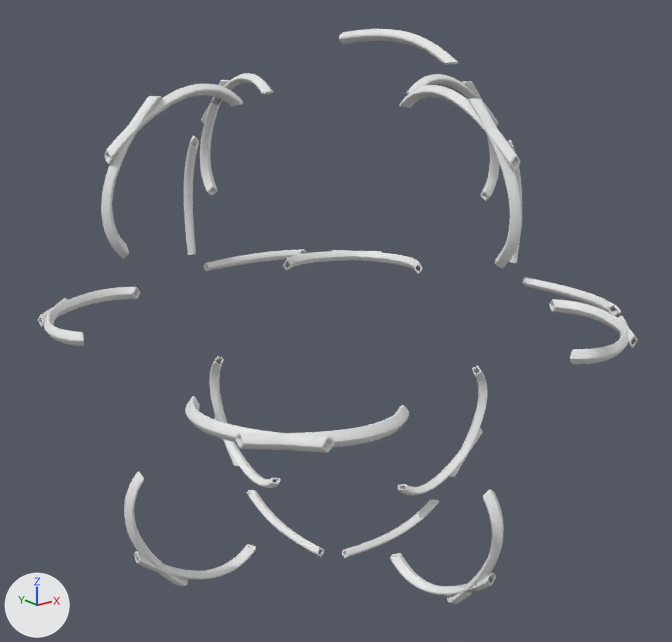
The Blender file 4th 4dmc.BaseGeometry.+ExtraSide.Curves.Handles (1).blend as it was, and as the next commit left it.
Rendered twice from a 50 mm lens placed at (-0.285, -0.36, 0.144), pointed at (0.011, 0.009, -0.004). Lighting does not change. The marker at lower left points along +X, +Y and +Z.

Objects in the first picture: 'F.E.Curve.Corner.SimCon', 'F.E.Curve.Edge.InO.SimCon'.
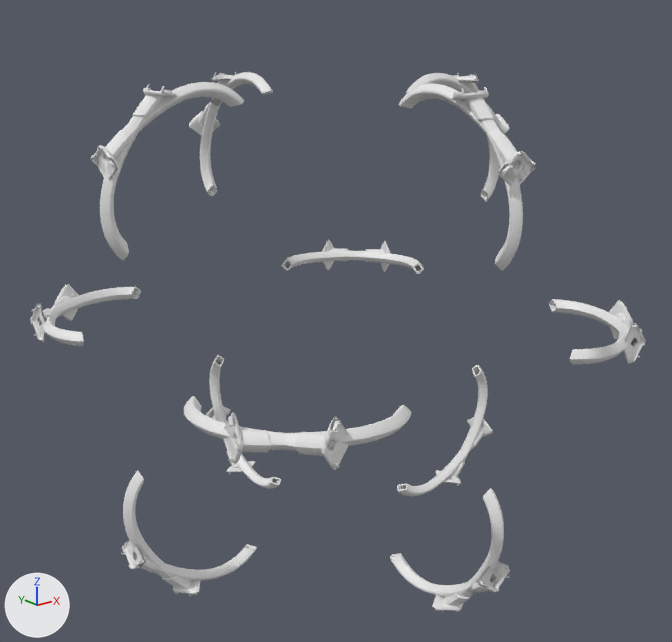
Commit message: making corner curve wider

Boxes [x1, y1, x2, y2] around the edits, measured in the pictures (672 x 642 px):
'F.E.Curve.Corner.SimCon', reshaped
    before: [38, 73, 638, 604]
    after: [38, 72, 637, 597]
'F.E.Cubie.Corner.InO.Frag.UDSpike.1/6.Round.Pazz.Dn.SimCon', shown
    after: [30, 72, 646, 613]
'F.E.Curve.Edge.InO.SimCon', hidden
    before: [184, 29, 621, 558]

The change, as a list of edits to the scene's bpy script:
```text
Change me_cube_017:
    used by ob_f_e_curve_corner_simcon; location = (0.0, 0.0, 0.0)
    remove me_cube_017.from_pydata(...)  # 474 vertices, 452 faces, 2 loose edges; spans x 0.0905..0.1213, y 0.0501..0.117, z -0.0036..0.0
    add me_cube_017.from_pydata(...)  # 480 vertices, 478 faces; spans x 0.0897..0.122, y 0.0493..0.117, z -0.0036..0.0005
    me_cube_017 part 1: 1 vertex moved within x 0.1021, y 0.1068, z -0.0032; 472 vertices removed from x 0.0905..0.1213, y 0.0501..0.117, z -0.0036..0.0; 478 vertices added at x 0.0897..0.122, y 0.0493..0.117, z -0.0036..0.0005
Change me_cube_022:
    where me_cube_022.from_pydata(...)  # 342 vertices, 385 faces; spans x 0.083..0.1043, y 0.0743..0.0851, z 0.0771..0.091
    used by ob_f_e_cubie_corner_ino_frag_udspike_1_6_round_pazz_dn_simcon; location = (0.0, 0.0, 0.0)
    me_cube_022 part 2: the whole mesh is turned -45 degrees about the x axis through the mesh origin
Change me_cube_038:
    where me_cube_038.from_pydata(...)  # 121 vertices, 99 faces, 2 loose edges; spans x 0.0093..0.0836, y 0.1297..0.1439, z 0.0..0.0031
    used by ob_f_e_curve_edge_ino_simcon; location = (0.0, 0.0, 0.0)
    me_cube_038 part 3: the whole mesh is multiplied about the mesh origin by the matrix ((0.0, 0.707, 0.707), (1.0, 0.0, 0.0), (0.0, 0.707, -0.707))
Change ob_f_e_cubie_corner_ino_frag_udspike_1_6_round_pazz_dn_simcon:
    remove ob_f_e_cubie_corner_ino_frag_udspike_1_6_round_pazz_dn_simcon.hide_viewport = True
Change ob_f_e_curve_edge_ino_simcon:
    where _m = ob_f_e_curve_edge_ino_simcon.modifiers.new('Mirror', 'MIRROR')
    _m.use_axis: (False, False, True) -> (True, True, True)
    add ob_f_e_curve_edge_ino_simcon.hide_viewport = True
```
